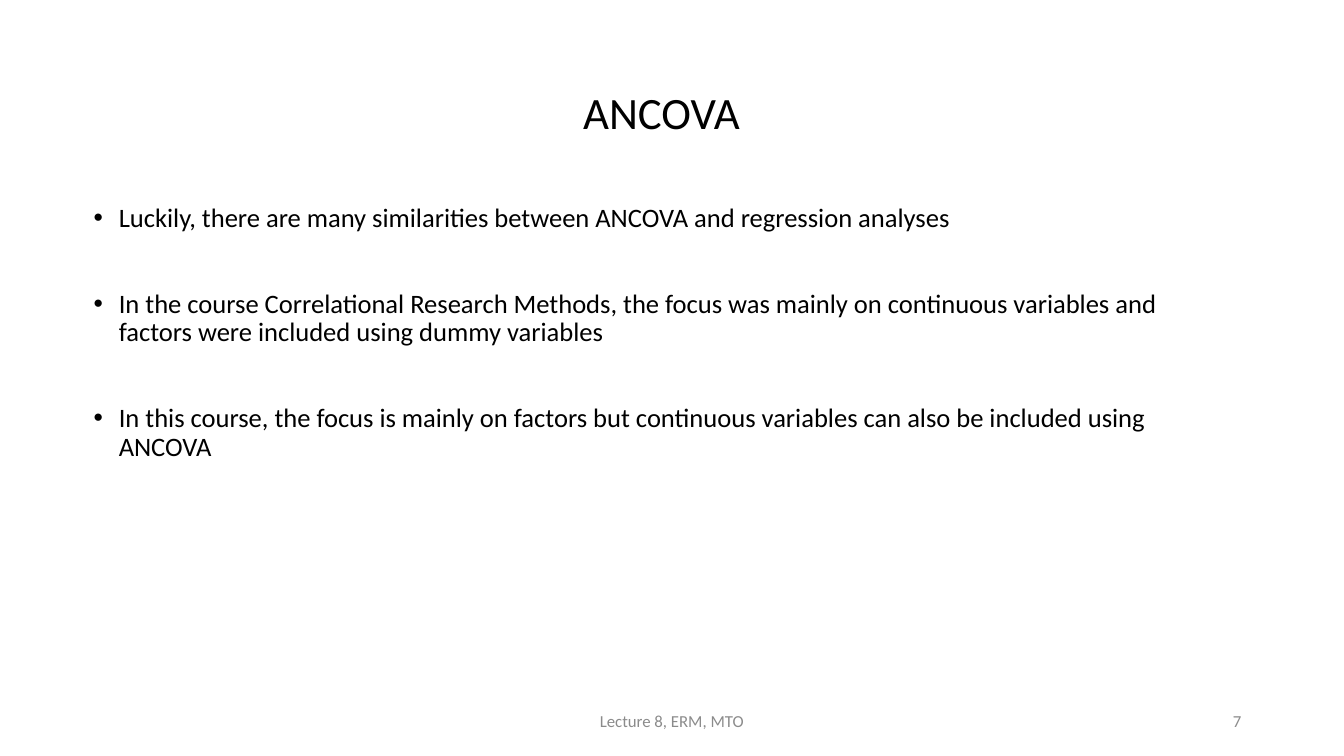
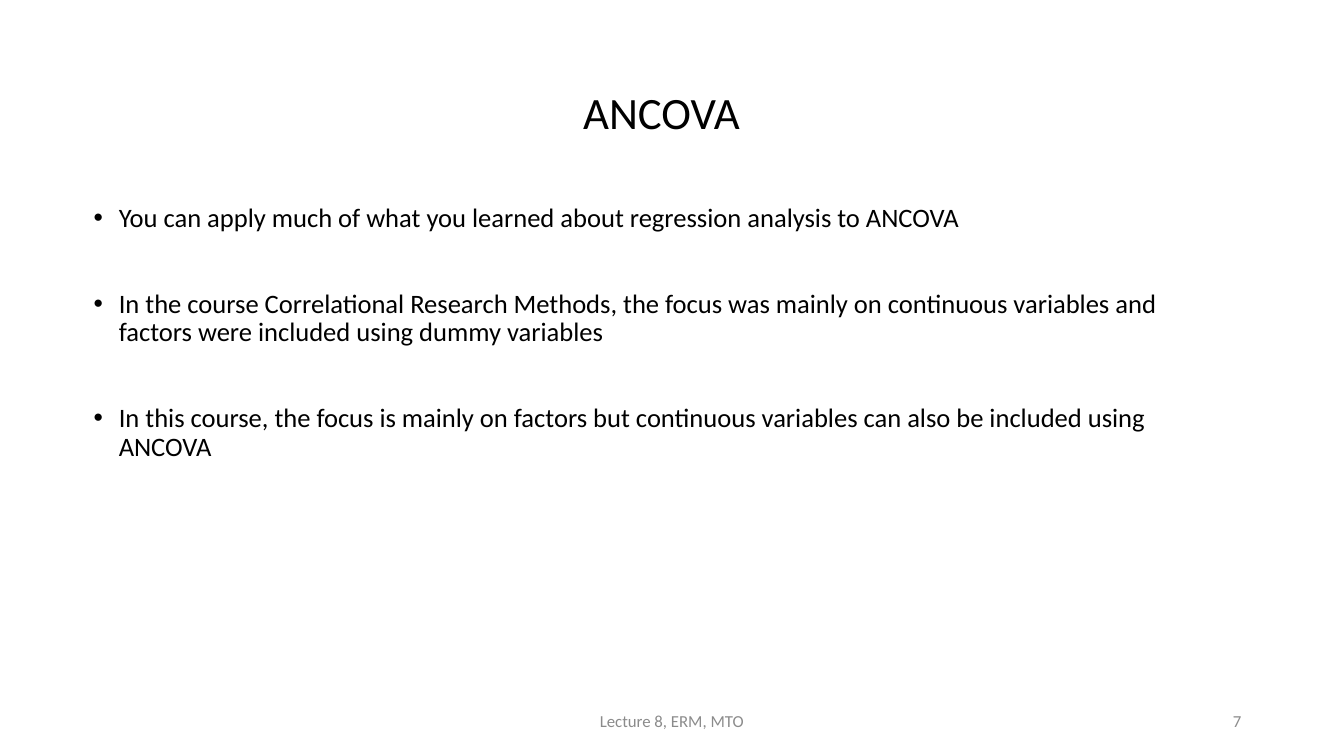
Before and after one commit to cjvanlissa/erm, a slide deck: slide 7 of HC08/HC8_EN.pptx. Drawn at 1344x756 pixels with LibreOffice and Linux fonts; fonts in the diff are those of the drawing. Boxes give left, top, right and bottom in pixels: in the first picture for what was removed or moved away, otherwise in the second. Text is boxed around its words. In the diff, an @@ line names an element or a change of style, - is before the commit and + after.

```diff
--- a/HC08/HC8_EN.pptx
+++ b/HC08/HC8_EN.pptx
@@ text at (x1=119, y1=208, x2=959, y2=232): text changed @@
-• Luckily, there are many similarities between ANCOVA and regression analyses
+• You can apply much of what you learned about regression analysis to ANCOVA
```
Also in this commit, not shown: 4 other slides changed.
